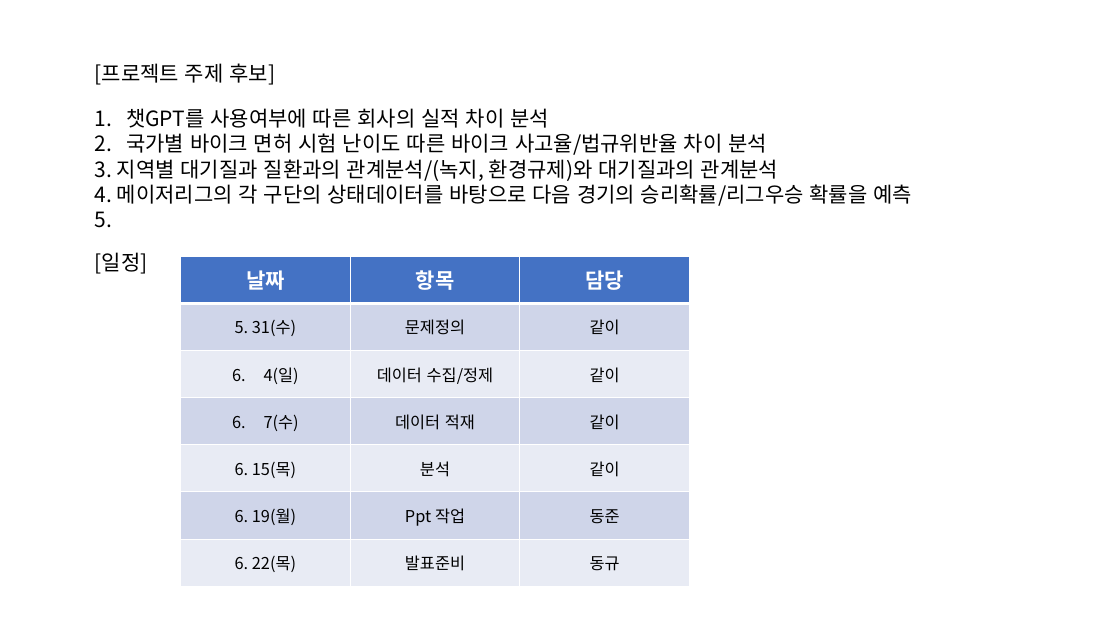
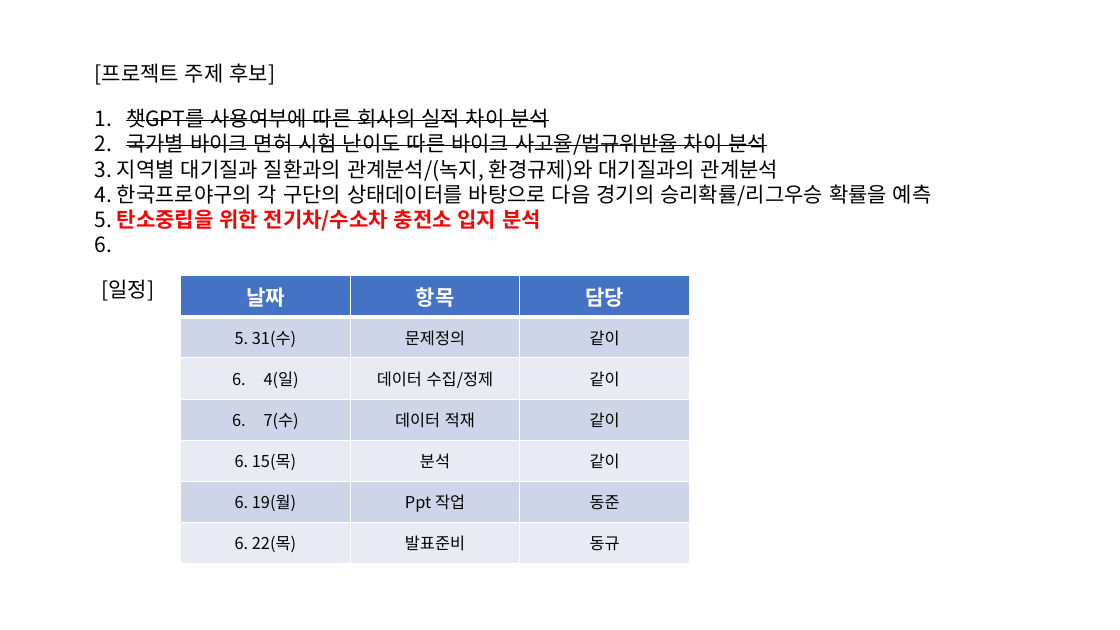
Before and after one commit to worldjohn/nb_team3, a slide deck: slide 1 of 프로젝트 계획.pptx. Drawn at 1120x630 pixels with LibreOffice and Linux fonts; fonts in the diff are those of the drawing. Boxes give left, top, right and bottom in pixels: in the first picture for what was removed or moved away, otherwise in the second. Text is boxed around its words. In the diff, an @@ line names an element or a change of style, - is before the commit and + after.

```diff
--- a/프로젝트 계획.pptx
+++ b/프로젝트 계획.pptx
@@ text at box(126, 108, 767, 155): strikethrough on in "챗GPT를 사용여부에 따른 회사의 실적 차이 분석", "국가별 바이크 면허 시험 난이도 따른 바이크 ..." @@
@@ text at box(95, 184, 932, 253): text changed @@
-4. 메이저리그의 각 구단의 상태데이터를 바탕으로 다음 경기의 승리확률/리그우승 확률을 예측
-5.
+4. 한국프로야구의 각 구단의 상태데이터를 바탕으로 다음 경기의 승리확률/리그우승 확률을 예측
+5. 탄소중립을 위한 전기차/수소차 충전소 입지 분석
+6.
@@ text "[일정]": place and size @@
-text "[일정]" at box(95, 252, 148, 274)
+text "[일정]" at box(101, 279, 154, 301)
@@ table: place and size @@
-table at box(181, 256, 690, 586)
+table at box(181, 276, 690, 564)
```
